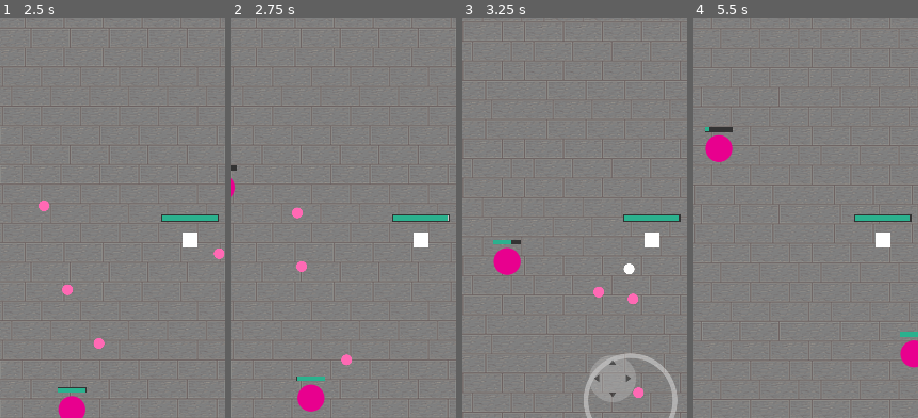
Above: before the commit, frames 1-4 (left to right).
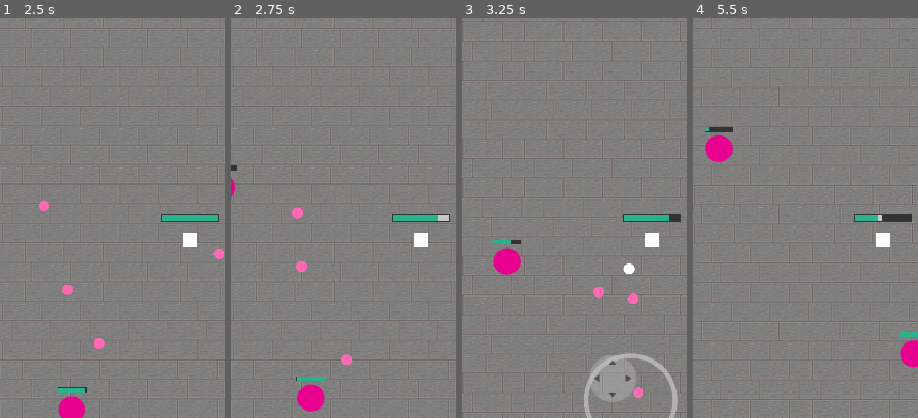
Above: after the commit, the same moments.

Repository: lucaswehmuth/zenrush
Game: Godot game, scene res://scenes/world.tscn
Same seed, same stepped clock (60 frames per second), same inputs: the game is played once before the commit and once after it.
Inputs (mouse positions are % of the whole screen's width and height, from its top left):
- Up to frame 1 (2.5 s): move the mouse to (72, 45) at 0.52 s; hold D (move_right) 0.53-1.25 s; click (72, 45) at 0.67 s; drag from (30, 55) to (50, 50) at 1.27 s; move the mouse to (60, 28) at 2.02 s; hold D (move_right) from 2.03 s (still down); click (60, 28) at 2.17 s
- Up to frame 2 (2.75 s): keep holding D (move_right)
- Up to frame 3 (3.25 s): release D (move_right) at 2.75 s; drag from (45, 70) to (6, 43) at 2.77 s
- Up to frame 4 (5.5 s): move the mouse to (80, 65) at 3.52 s; hold A (move_left) 3.53-4.25 s; click (80, 65) at 3.67 s; drag from (20, 35) to (14, 55) at 4.27 s; move the mouse to (55, 50) at 5.02 s; hold S (move_down) from 5.03 s (still down); click (55, 50) at 5.17 s
The pictures show only the part of the screen within x 8-58%, y 22-72%; the shares and areas given below are measured in that part.

Frame 1 is identical in both runs. In frame 2, less than 0.1% of the frame differs, in the area x 92-97%, y 49-51%; in frame 3, less than 0.1%; in frame 4, 0.2%, in the area x 82-97%, y 49-51%.

Commit message:
Added deathscreen with run stats

Diff:
--- /dev/null
+++ b/scenes/components/death_screen.gd
@@ -0,0 +1,20 @@
+extends Control
+
+@onready var stats_label: Label = $StatsLabel
+@onready var restart_button: Button = $RestartButton
+
+
+func _ready() -> void:
+	hide()
+	print(restart_button)
+	restart_button.pressed.connect(_on_restart)
+
+func show_death(elapsed: float, enemies_killed: int) -> void:
+	var minutes = int(elapsed / 60.0)
+	var seconds = int(fmod(elapsed, 60.0))
+	stats_label.text = "Time survived: %02d:%02d\nEnemies killed: %d" % [minutes, seconds, enemies_killed]
+	show()
+
+func _on_restart() -> void:
+	print("restarting")
+	get_tree().reload_current_scene()
--- a/scenes/enemies/spawn_manager.gd
+++ b/scenes/enemies/spawn_manager.gd
@@ -8,7 +8,10 @@
 @export var ranged_scene: PackedScene
 @export var tank_scene: PackedScene
 
-const RUN_DURATION: float = 600.0  # 10 minutes
+## Total game run time in seconds - 10 minutes
+const RUN_DURATION: float = 600.0
+
+## Minimum distance from the player at which enemies are allowed to spawn.
 const SAFE_RADIUS: float = 150.0
 
 var elapsed_time: float = 0.0
@@ -16,6 +19,8 @@
 var active_enemies: Array[BaseEnemy] = []
 var spawn_timer: float = 0.0
 var run_active: bool = false
+var enemies_killed: int = 0
+
 
 func _ready() -> void:
 	start_run()
@@ -35,7 +40,7 @@
 	_update_timer_label()
 
 	if elapsed_time >= RUN_DURATION:
-		_end_run()
+		stop_run()
 		return
 
 	spawn_timer -= delta
@@ -109,6 +114,7 @@
 
 func _on_enemy_died(enemy: BaseEnemy) -> void:
 	active_enemies.erase(enemy)
+	enemies_killed += 1
 
 func _get_spawn_position() -> Vector2:
 	var camera = get_viewport().get_camera_2d()
@@ -127,7 +133,7 @@
 
 	return pos
 
-func _end_run() -> void:
+func stop_run() -> void:
 	run_active = false
 	for enemy in active_enemies:
 		if is_instance_valid(enemy):
--- a/scenes/player.gd
+++ b/scenes/player.gd
@@ -1,11 +1,11 @@
-extends CharacterBody2D
+class_name Player extends CharacterBody2D
 
 var input_vector = Vector2.ZERO
 
 @onready var hurtbox: Hurtbox = $Hurtbox
 @onready var healthbar: HealthBar = $Healthbar
 
-@export var max_health: float = 1000
+@export var max_health: float = 50
 @export var speed: float = 300.0
 @export var projectile_scene: PackedScene
 @export var attack_range: float = 300.0
@@ -13,6 +13,9 @@
 
 var attack_timer: float = 0.0
 var current_health: float
+var is_dead: bool = false
+
+signal died
 
 func _ready() -> void:
 	current_health = max_health
@@ -30,6 +33,8 @@
 		attacker.queue_free()
 
 func take_damage(amount: float) -> void:
+	if is_dead:
+		return
 	current_health -= amount
 	healthbar.health = current_health
 	print(self, "Took damage - health:", current_health)
@@ -37,8 +42,11 @@
 		die()
 
 func die() -> void:
+	is_dead = true
 	print("Player died")
-	queue_free()
+	set_physics_process(false)
+	hide()
+	died.emit()
 
 func _physics_process(delta: float) -> void:
 	input_vector = Input.get_vector("move_left", "move_right", "move_up", "move_down")
--- /dev/null
+++ b/scenes/world.gd
@@ -0,0 +1,15 @@
+extends Node2D
+
+@onready var player: Player = $Player
+@onready var spawn_manager: SpawnManager = $SpawnManager
+@onready var touch_controls: CanvasLayer = $Control/TouchControls
+
+func _ready() -> void:
+	get_tree().get_root().print_tree_pretty()
+	player.died.connect(_on_player_died)
+
+func _on_player_died() -> void:
+	spawn_manager.stop_run()
+	touch_controls.hide()
+	# show death screen here
+	$CanvasLayer/DeathScreen.show_death(spawn_manager.elapsed_time, spawn_manager.enemies_killed)
--- a/scenes/world.tscn
+++ b/scenes/world.tscn
@@ -1,6 +1,8 @@
 [gd_scene format=3 uid="uid://310d3lmhgyjb"]
 
+[ext_resource type="Script" uid="uid://l437ng1mcgho" path="res://scenes/world.gd" id="1_71j4m"]
 [ext_resource type="Texture2D" uid="uid://c6pyec15v3but" path="res://assets/floor.png" id="1_nnsk1"]
+[ext_resource type="Script" uid="uid://cw4s6v43328cs" path="res://scenes/components/death_screen.gd" id="2_qfnet"]
 [ext_resource type="PackedScene" uid="uid://mdel8ixxul36" path="res://scenes/player.tscn" id="2_rwgxs"]
 [ext_resource type="PackedScene" uid="uid://daxcmrm16wjij" path="res://scenes/touch_controls.tscn" id="3_4wyf3"]
 [ext_resource type="PackedScene" uid="uid://brh4u1738kw7f" path="res://scenes/enemies/spawn_manager.tscn" id="4_k0juu"]
@@ -9,6 +11,7 @@
 font_size = 32
 
 [node name="World" type="Node2D" unique_id=2109249253]
+script = ExtResource("1_71j4m")
 
 [node name="CanvasLayer" type="CanvasLayer" parent="." unique_id=1839601420]
 
@@ -21,6 +24,70 @@
 text = "Timer"
 label_settings = SubResource("LabelSettings_k0juu")
 horizontal_alignment = 1
+
+[node name="DeathScreen" type="Control" parent="CanvasLayer" unique_id=1148446738]
+layout_mode = 3
+anchors_preset = 15
+anchor_right = 1.0
+anchor_bottom = 1.0
+grow_horizontal = 2
+grow_vertical = 2
+size_flags_vertical = 4
+script = ExtResource("2_qfnet")
+
+[node name="ColorRect" type="ColorRect" parent="CanvasLayer/DeathScreen" unique_id=45264116]
+layout_mode = 1
+anchors_preset = 15
+anchor_right = 1.0
+anchor_bottom = 1.0
+grow_horizontal = 2
+grow_vertical = 2
+mouse_filter = 2
+color = Color(0, 0, 0, 0.70000005)
+
+[node name="TextLabel" type="Label" parent="CanvasLayer/DeathScreen" unique_id=1456104330]
+layout_mode = 1
+anchors_preset = 8
+anchor_left = 0.5
+anchor_top = 0.5
+anchor_right = 0.5
+anchor_bottom = 0.5
+offset_left = -110.0
+offset_top = -33.5
+offset_right = 110.0
+offset_bottom = 33.5
+grow_horizontal = 2
+grow_vertical = 2
+theme_override_font_sizes/font_size = 48
+text = "You Died."
+horizontal_alignment = 1
+vertical_alignment = 1
+
+[node name="StatsLabel" type="Label" parent="CanvasLayer/DeathScreen" unique_id=1953059540]
+layout_mode = 1
+anchors_preset = -1
+anchor_left = 0.5
+anchor_top = 0.6
+anchor_right = 0.5
+anchor_bottom = 0.6
+grow_horizontal = 2
+grow_vertical = 2
+theme_override_font_sizes/font_size = 24
+text = "0"
+horizontal_alignment = 1
+vertical_alignment = 1
+
+[node name="RestartButton" type="Button" parent="CanvasLayer/DeathScreen" unique_id=1535838765]
+custom_minimum_size = Vector2(200, 60)
+layout_mode = 1
+anchors_preset = -1
+anchor_left = 0.5
+anchor_top = 0.8
+anchor_right = 0.5
+anchor_bottom = 0.8
+grow_horizontal = 2
+grow_vertical = 2
+text = "Play again"
 
 [node name="Parallax2D" type="Parallax2D" parent="." unique_id=62693406]
 repeat_size = Vector2(315, 250)
@@ -38,6 +105,7 @@
 anchors_preset = 0
 offset_right = 40.0
 offset_bottom = 40.0
+mouse_filter = 2
 
 [node name="TouchControls" parent="Control" unique_id=1929942516 instance=ExtResource("3_4wyf3")]
 
Not shown, added: scenes/components/death_screen.gd.uid
Not shown, added: scenes/world.gd.uid
